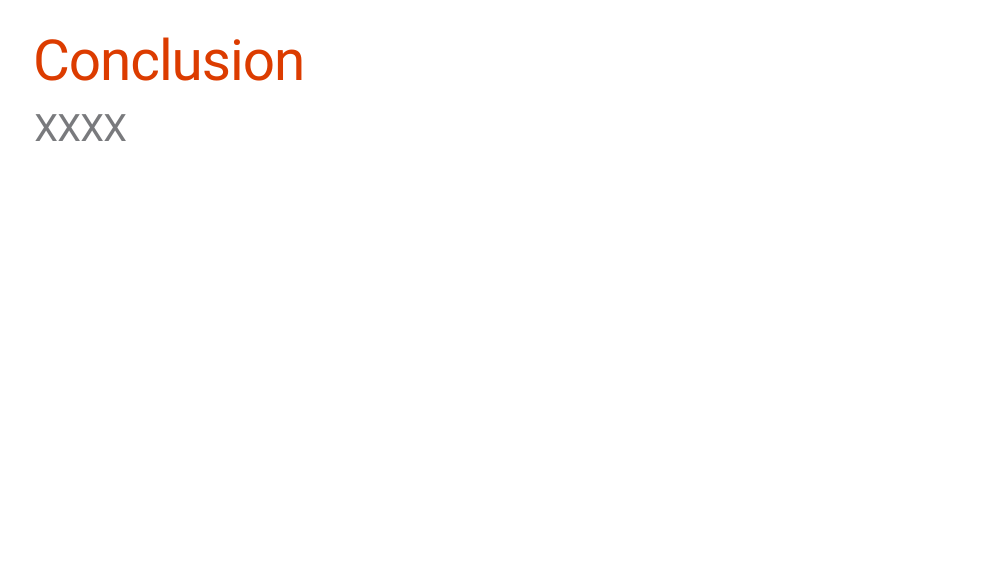
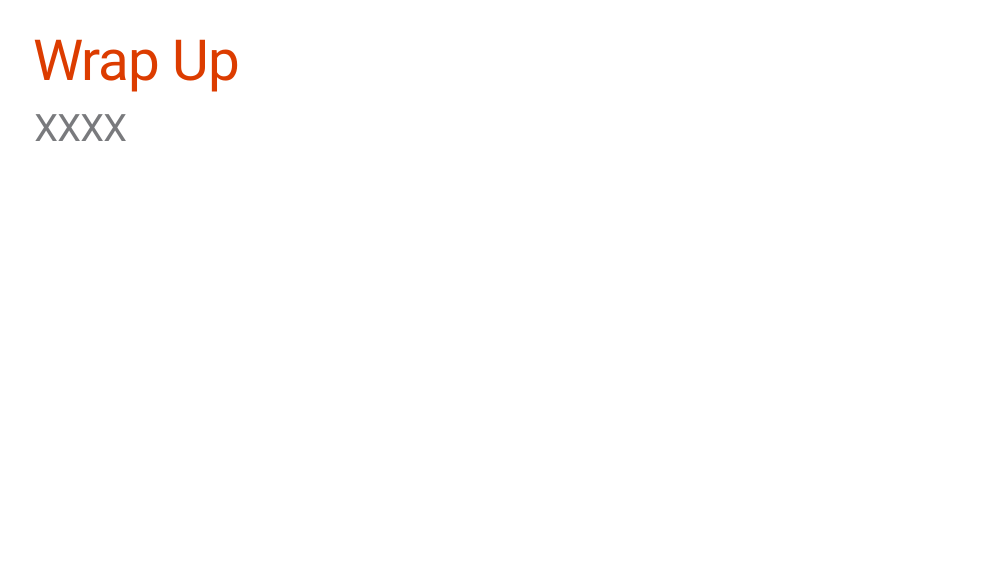
Before and after one commit to OfficeDev/TrainingContent, a slide deck: slide 19 of O3651-5 Getting started with Mobile Development with Office 365/O3651-5 Getting started with Mobile Development with Office 365.pptx. Drawn at 1008x567 pixels with LibreOffice and Linux fonts; fonts in the diff are those of the drawing. Boxes give left, top, right and bottom in pixels: in the first picture for what was removed or moved away, otherwise in the second. Text is boxed around its words. In the diff, an @@ line names an element or a change of style, - is before the commit and + after.

```diff
--- a/O3651-5 Getting started with Mobile Development with Office 365/O3651-5 Getting started with Mobile Development with Office 365.pptx
+++ b/O3651-5 Getting started with Mobile Development with Office 365/O3651-5 Getting started with Mobile Development with Office 365.pptx
@@ title at (33, 39, 239, 92): text changed @@
-Conclusion
+Wrap Up
```
Also in this commit, not shown: 2 other slides changed, 1 other file.
